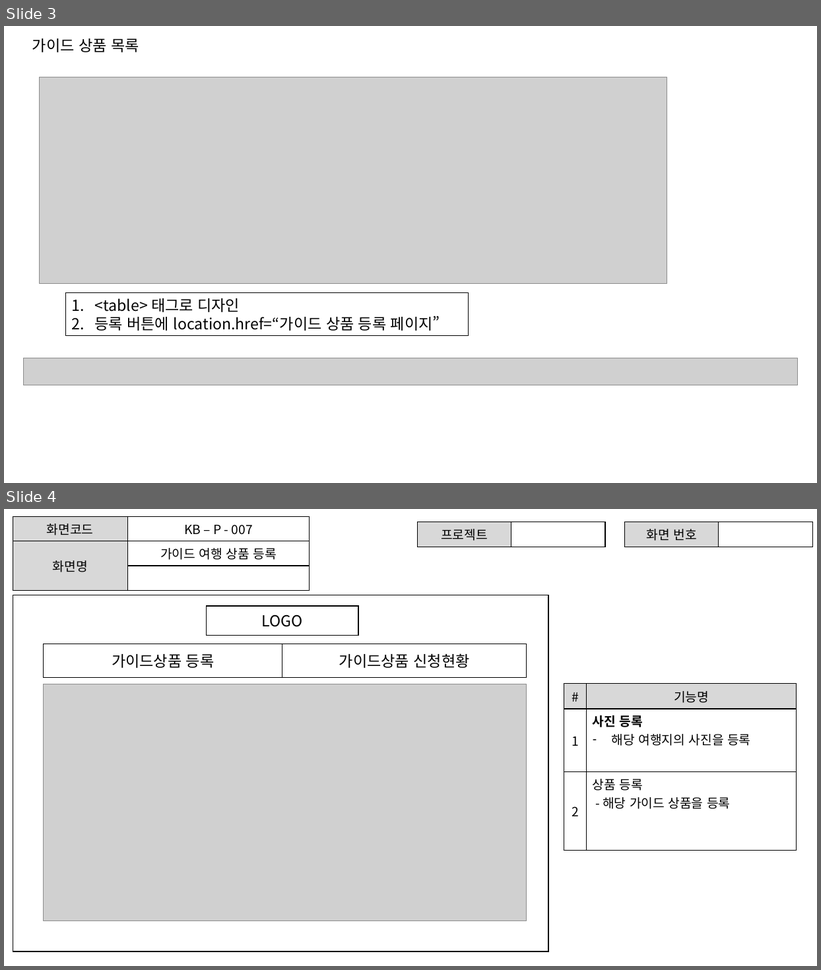
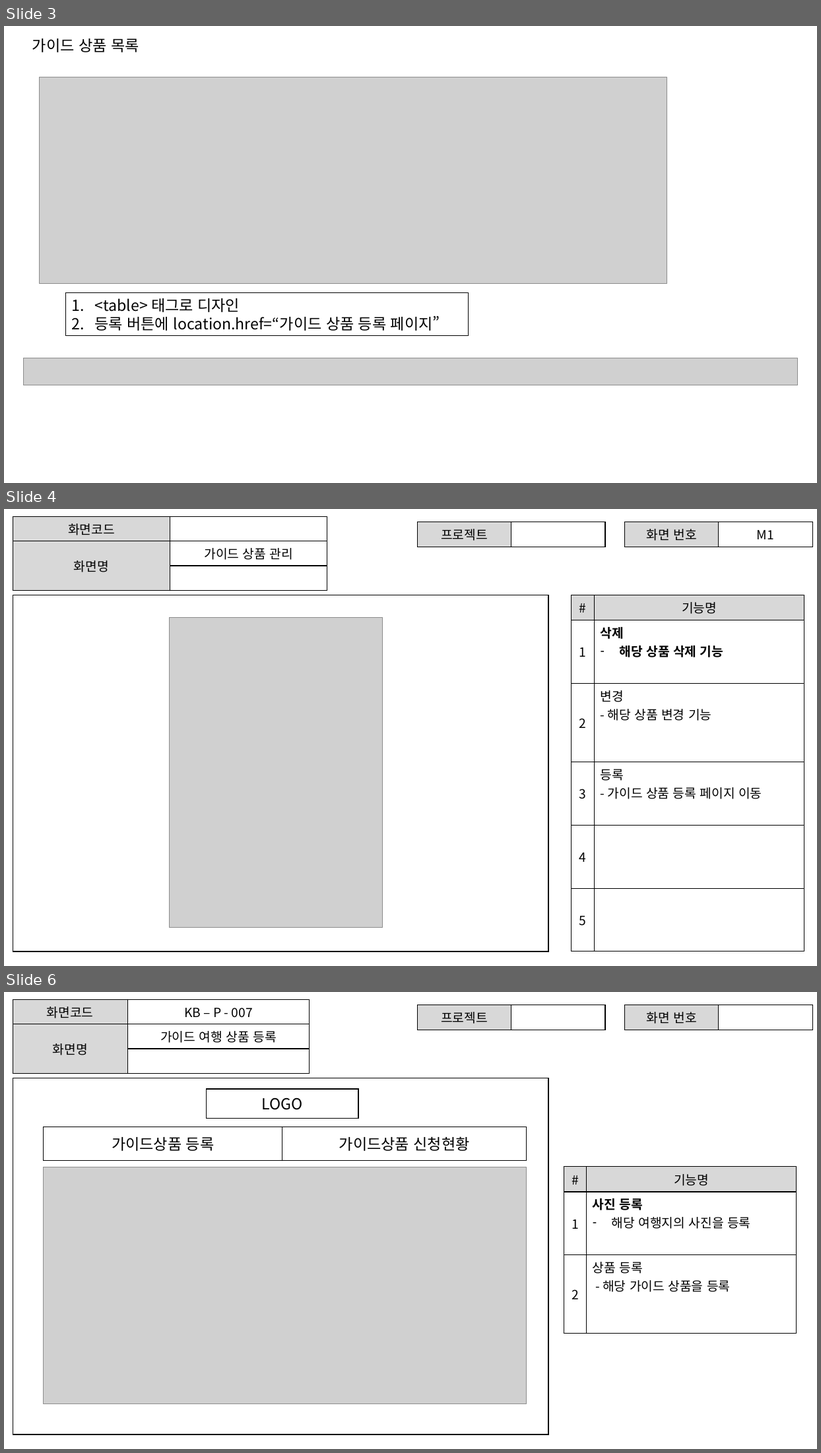
Before and after one commit to ezenteam2/TripMate, a slide deck: 0130기범.pptx. Shown one above the other, each under a label of ours: slides 3 and 4 before the commit, slides 3, 4 and 6 after it; the slides between them are not shown. The pictures are 821x970 and 821x1453 pixels, drawn with LibreOffice and Linux fonts; fonts in the diff are those of the drawing; grey boxes stand for pictures. Boxes give left, top, right and bottom in pixels: in the first picture for what was removed or moved away, otherwise in the second. Text is boxed around its words. In the diff, an @@ line names an element or a change of style, - is before the commit and + after.

```diff
--- a/0130기범.pptx
+++ b/0130기범.pptx
@@ slide 4 added at box(4, 509, 817, 966), background #FFFFFF @@
@@ table added at box(13, 517, 327, 581), 3 rows, 2 columns @@
+화면코드 | 
+화면명 | 가이드 상품 관리
+ | 
@@ table added at box(418, 522, 605, 544), 1 rows, 2 columns @@
+프로젝트 | 
@@ table added at box(625, 522, 813, 544), 1 rows, 2 columns @@
+화면 번호 | M1
@@ rectangle added at box(13, 595, 548, 952), fill #FFFFFF, outline #000000 1 pt @@
@@ table added at box(572, 595, 805, 952), 6 rows, 2 columns @@
+# | 기능명
+1 | 삭제 / 해당 상품 삭제 기능
+2 | 변경 / - 해당 상품 변경 기능
+3 | 등록 / - 가이드 상품 등록 페이지 이동
+4 | 
+5 | 
@@ picture added at box(169, 618, 383, 928) @@
@@ what was slide 4 is now slide 6 @@
```
Also in this commit, not shown: 7 other slides added.
